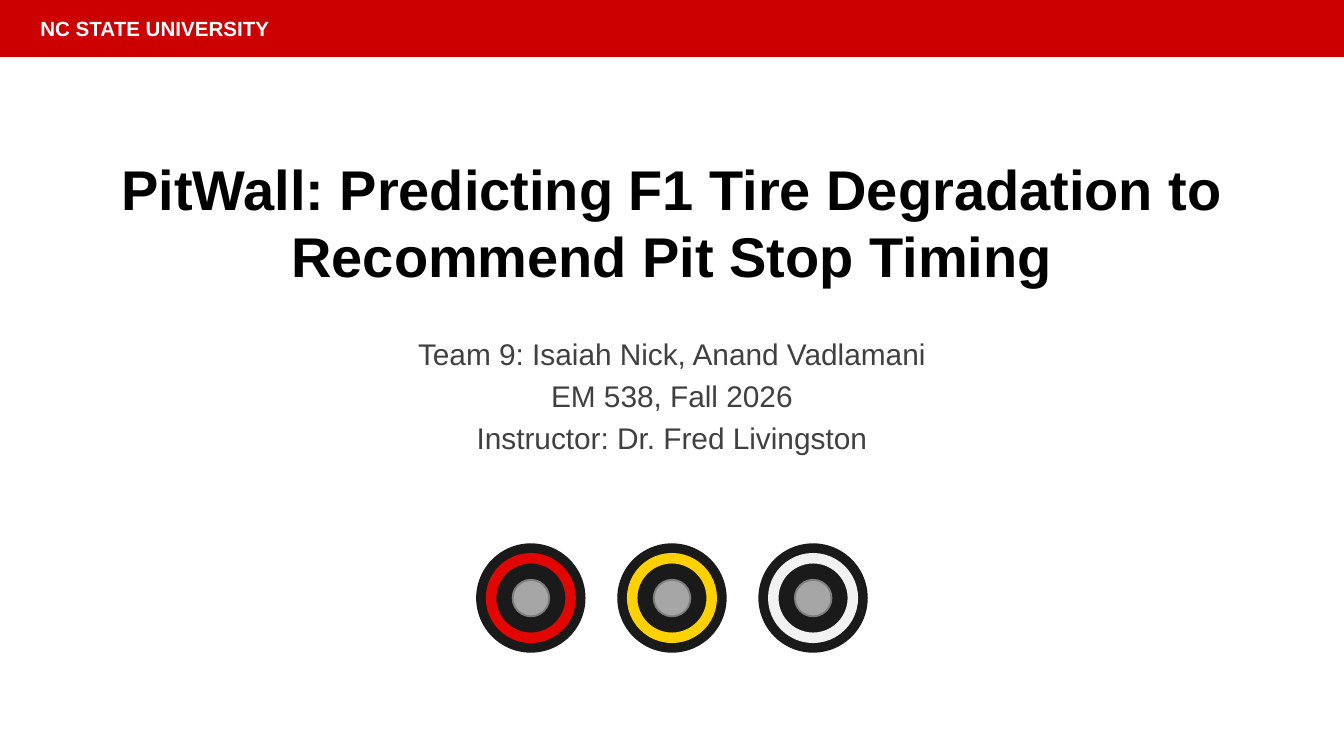
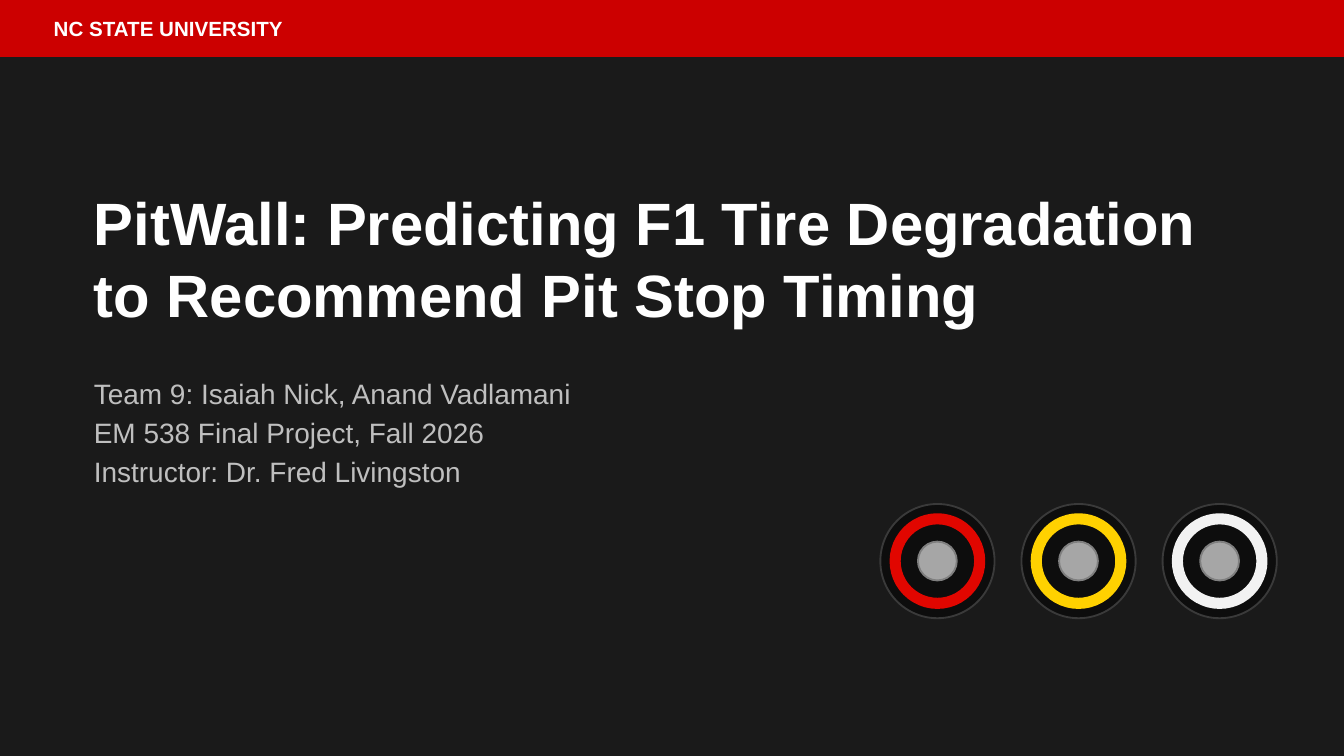
Before and after one commit to isaiahnick/f1-tire-degradation, a slide deck: slide 1 of reports/presentation/PitWall_Final_Presentation.pptx. Drawn at 1344x756 pixels with LibreOffice and Linux fonts; fonts in the diff are those of the drawing. Boxes give left, top, right and bottom in pixels: in the first picture for what was removed or moved away, otherwise in the second. Text is boxed around its words. In the diff, an @@ line names an element or a change of style, - is before the commit and + after.

```diff
--- a/reports/presentation/PitWall_Final_Presentation.pptx
+++ b/reports/presentation/PitWall_Final_Presentation.pptx
@@ background #FFFFFF to #1A1A1A @@
@@ text "NC STATE UNIVERSITY": place and size @@
-text "NC STATE UNIVERSITY" at [40,21,269,37]
+text "NC STATE UNIVERSITY" at [54,21,282,37]
@@ title "PitWall: Predicting F1 Tire Degradation ...": place and size @@
-title "PitWall: Predicting F1 Tire Degradation ..." at [121,169,1221,287]
+title "PitWall: Predicting F1 Tire Degradation ..." at [94,201,1195,328]
@@ title "PitWall: Predicting F1 Tire Degradation ..." at [94,201,1195,328]: size 30 to 32 pt, text colour #000000 to #FFFFFF; alignment centre to left; vertical alignment middle to bottom @@
@@ text "Team 9: Isaiah Nick, Anand ...": place and size @@
-text "Team 9: Isaiah Nick, Anand ..." at [418,343,925,454]
+text "Team 9: Isaiah Nick, Anand ..." at [94,383,570,487]
@@ text at [94,383,570,487]: size 16 to 15 pt, text colour #404040 to #BFBFBF in "Team 9: Isaiah Nick, Anand Vadlamani", "Instructor: Dr. Fred Livingston"; alignment centre to left @@
@@ text at [94,422,484,448]: text changed; size 16 to 15 pt; text colour #404040 to #BFBFBF @@
-EM 538, Fall 2026
+EM 538 Final Project, Fall 2026
@@ ellipse: place and size @@
-ellipse at [477,544,585,652]
+ellipse at [880,504,995,618]
@@ ellipse: place and size @@
-ellipse at [618,544,726,652]
+ellipse at [1021,504,1136,618]
@@ fill #1A1A1A to #0D0D0D; outline #1A1A1A 1 pt to #3A3A3A 1 pt in 3 elements at [880,504,995,618], [1021,504,1136,618], [1163,504,1277,618] @@
@@ ellipse: place and size @@
-ellipse at [759,544,867,652]
+ellipse at [1163,504,1277,618]
@@ ellipse: place and size @@
-ellipse at [491,558,570,637]
+ellipse at [895,519,980,603]
@@ ellipse at [895,519,980,603]: fill #1A1A1A to #0D0D0D; outline #E10600 5.6 pt to #E10600 5.95 pt @@
@@ ellipse: place and size @@
-ellipse at [632,558,711,637]
+ellipse at [1036,519,1121,603]
@@ ellipse at [1036,519,1121,603]: fill #1A1A1A to #0D0D0D; outline #FFD100 5.6 pt to #FFD100 5.95 pt @@
@@ ellipse: place and size @@
-ellipse at [773,558,852,637]
+ellipse at [1177,519,1262,603]
@@ ellipse at [1177,519,1262,603]: fill #1A1A1A to #0D0D0D; outline #F2F2F2 5.6 pt to #F2F2F2 5.95 pt @@
@@ 3 ellipses: place and size @@
-3 ellipses at [512,579,831,616]
+3 ellipses at [918,542,1239,581]
```
Also in this commit, not shown: 7 other slides changed, 5 slides added, 11 slides removed, 18 other files.
